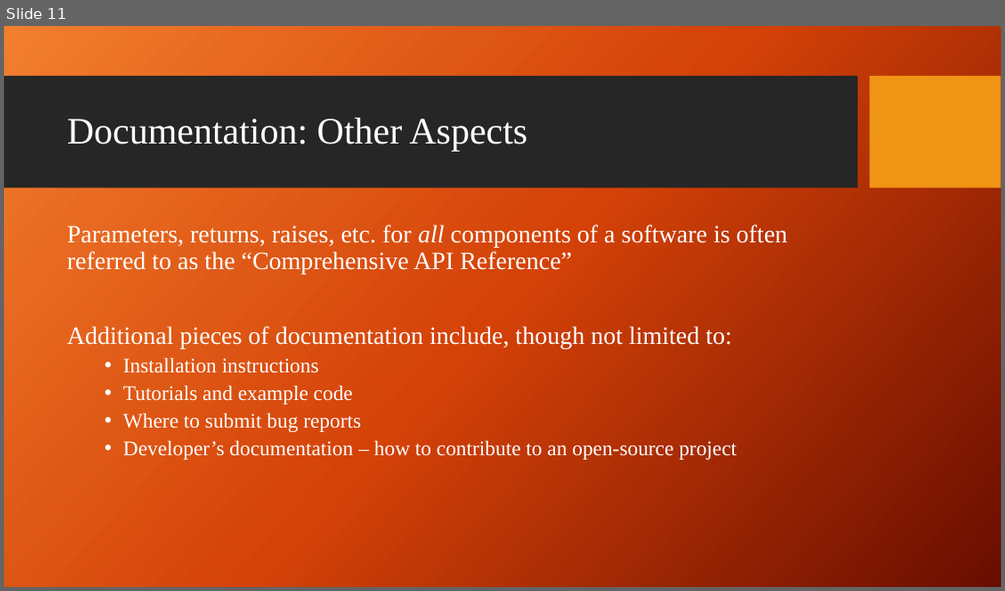
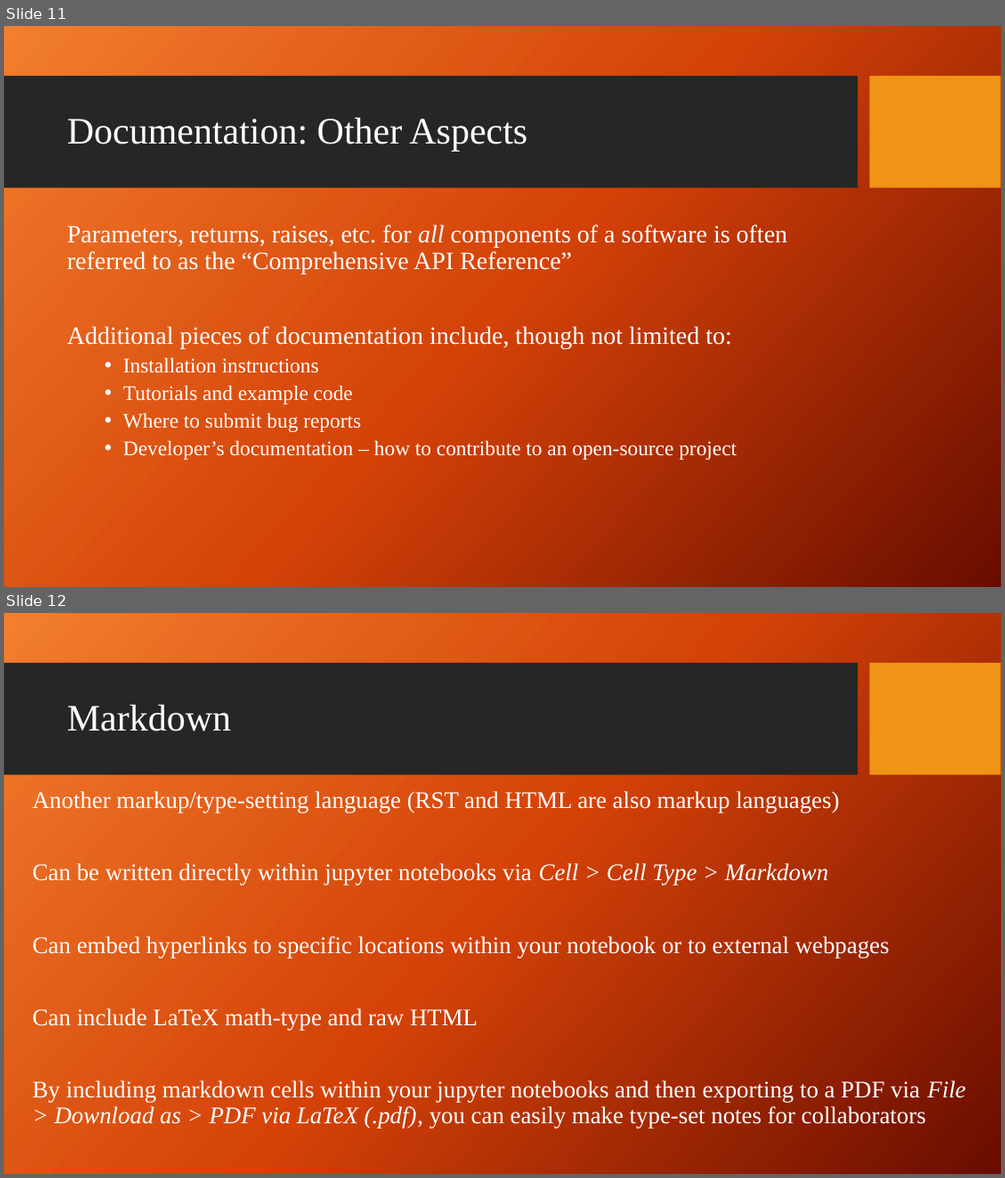
Before and after one commit to giganano/PythonBootcamp, a slide deck: slides/rst.pptx. Shown one above the other, each under a label of ours: slide 11 before the commit, slides 11 and 12 after it. The pictures are 1005x591 and 1005x1178 pixels, drawn with LibreOffice and Linux fonts; fonts in the diff are those of the drawing; background and template pictures are left out. Boxes give left, top, right and bottom in pixels: in the first picture for what was removed or moved away, otherwise in the second. Text is boxed around its words. In the diff, an @@ line names an element or a change of style, - is before the commit and + after.

Commit message:
slides: markdown added to documentation material; plan to cover GitHub in final session

```diff
--- a/slides/rst.pptx
+++ b/slides/rst.pptx
@@ slide 12 added at (4,613,1001,1174), background picture (left out); not listed: 2 template elements that a slide beside it also shows @@
@@ title added at (67,705,231,731), 36 pt, text #FFFFFF @@
+Markdown
@@ text added at (32,791,965,1128), 23 pt, text #FFFFFF @@
+Another markup/type-setting language (RST and HTML are also markup languages)
+Can be written directly within jupyter notebooks via Cell > Cell Type > Markdown
+Can embed hyperlinks to specific locations within your notebook or to external webpages
+Can include LaTeX math-type and raw HTML
+By including markdown cells within your jupyter notebooks and then exporting to a PDF via File > Download as > PDF via LaTeX (.pdf), you can easily make type-set notes for collaborators
```
Also in this commit, not shown: 1 slide changed, 3 other slides added, 1 other file.
